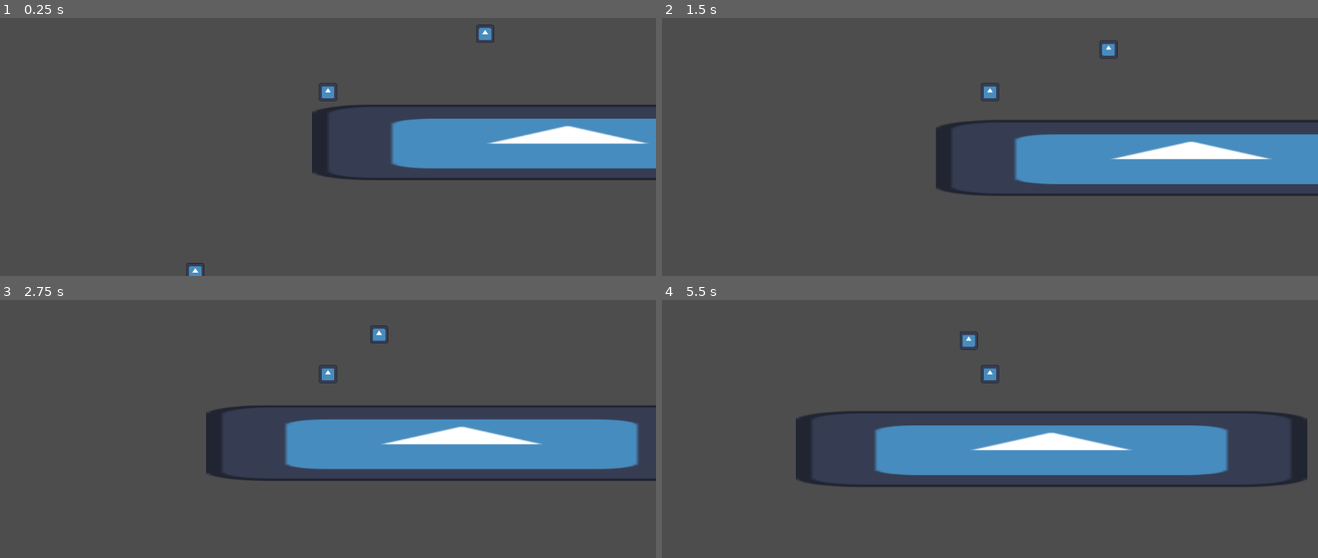
Above: before the commit, frames 1-4 (two rows, left to right).
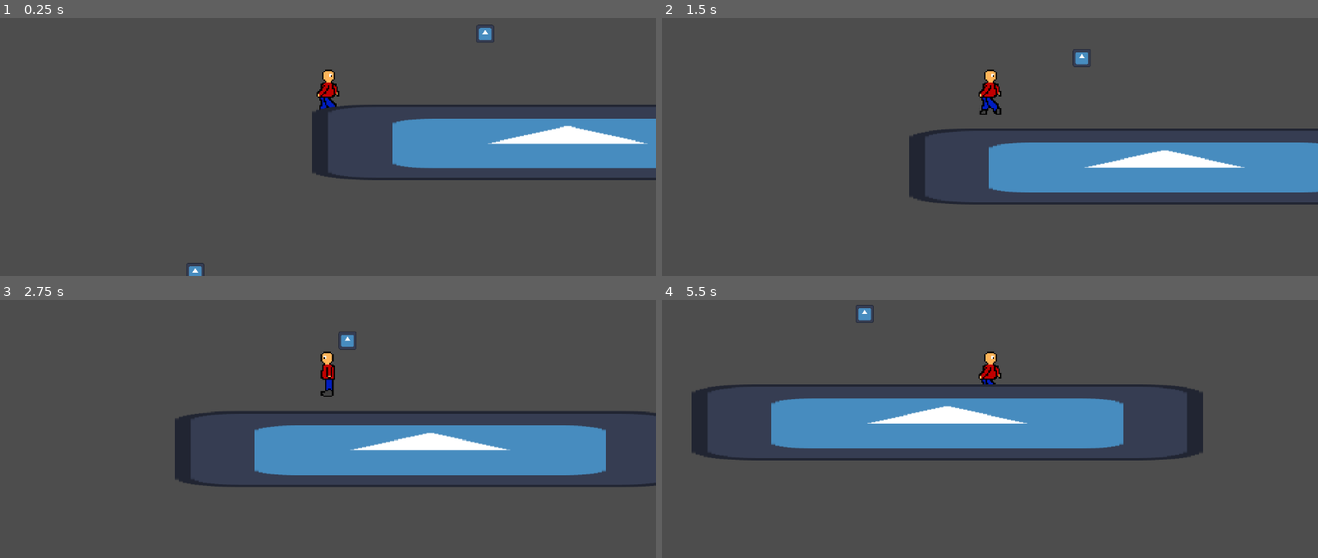
Above: after the commit, the same moments.

Repository: Spunboing/2025GMTK_loop
Game: Godot game, scene res://scenes&scripts/grapple_test.tscn
Same seed, same stepped clock (60 frames per second), same inputs: the game is played once before the commit and once after it. The engine's default icon, where the game draws it, is replaced by a stand-in: a white triangle on a blue panel in a dark square.
Inputs (mouse positions are in pixels of both pictures, inside the frame that each line leads up to):
- Up to frame 1 (0.25 s): no input
- Up to frame 2 (1.5 s): tap Enter (ui_accept) at 0.5, 0.8, 1.35 s; move the mouse to (1134, 74) at 0.52 s; hold D (right) from 0.53 s (still down); click (1134, 74) at 0.6 s; tap Space (jump, bound only after the commit) at 0.77, 1.07 s; move the mouse to (858, 110) at 1.27 s
- Up to frame 3 (2.75 s): tap Space (jump, bound only after the commit) at 1.52, 1.55, 1.82, 2.1 s; move the mouse to (outside the picture) at 2.02 s; release D (right) at 2.03 s; hold A (left) from 2.03 s (still down); click (outside the picture) at 2.3 s
- Up to frame 4 (5.5 s): move the mouse to (957, 447) at 2.77 s; release A (left) at 2.78 s; hold D (right) 2.78-4.28 s; click (957, 447) at 2.85 s; tap Space (jump, bound only after the commit) at 3.02, 3.32, 3.77, 3.8, 4.07, 4.52, 4.82 s; tap Enter (ui_accept) at 3.05, 3.6, 5.1 s; move the mouse to (1186, 429) at 3.52 s; move the mouse to (793, 318) at 4.27 s; hold A (left) 4.28-5.03 s; click (793, 318) at 4.35 s; move the mouse to (1022, 374) at 5.02 s; hold D (right) from 5.03 s (still down)

The runs differ from the first frame. In frame 1, 0.7% of the frame differs, in the area x 29-100%, y 5-99%; in frame 2, 9.0%; in frame 3, 9.9%; in frame 4, 19%, in the area x 4-99%, y 1-73%.

Commit message:
player animations added

Diff:
--- a/project.godot
+++ b/project.godot
@@ -41,8 +41,14 @@
 , Object(InputEventJoypadButton,"resource_local_to_scene":false,"resource_name":"","device":-1,"button_index":1,"pressure":0.0,"pressed":false,"script":null)
 ]
 }
+jump={
+"deadzone": 0.2,
+"events": [Object(InputEventKey,"resource_local_to_scene":false,"resource_name":"","device":-1,"window_id":0,"alt_pressed":false,"shift_pressed":false,"ctrl_pressed":false,"meta_pressed":false,"pressed":false,"keycode":0,"physical_keycode":32,"key_label":0,"unicode":32,"location":0,"echo":false,"script":null)
+]
+}
 
 [rendering]
 
+textures/canvas_textures/default_texture_filter=0
 renderer/rendering_method="gl_compatibility"
 renderer/rendering_method.mobile="gl_compatibility"
--- a/scenes&scripts/player.gd
+++ b/scenes&scripts/player.gd
@@ -1,6 +1,7 @@
 extends CharacterBody2D
 
 @onready var raycast: Node = $Raycast
+@onready var animated_sprite: AnimatedSprite2D = $AnimatedSprite2D
 
 const SPEED = 500.0
 const JUMP_VELOCITY = -600.0
@@ -29,13 +30,32 @@
 		velocity += get_gravity() * delta
 
 	# Handle jump.
-	if Input.is_action_just_pressed("ui_accept") and is_on_floor():
+	if Input.is_action_just_pressed("jump") and is_on_floor():
 		velocity.y = JUMP_VELOCITY
 		$JumpAudio.play()
+
 
 	# Get the input direction and handle the movement/deceleration.
 	# As good practice, you should replace UI actions with custom gameplay actions.
 	var direction := Input.get_axis("left", "right")
+
+
+	if direction > 0:
+		animated_sprite.flip_h  = false
+	elif direction < 0:
+		animated_sprite.flip_h = true
+
+	if is_on_floor():
+		if direction == 0:
+			animated_sprite.play("idle")
+		else:
+			animated_sprite.play("run")
+
+	if Input.is_action_just_pressed("jump"):
+		animated_sprite.play("jump")
+
+
+
 	if direction:
 		if is_on_floor():
 			if abs(velocity.x) < SPEED:
@@ -89,6 +109,11 @@
 	if Input.is_action_just_released("left_click") and hooked:
 		hooked = false
 
+	if Input.is_action_just_pressed("left_click") and not is_on_floor():
+		animated_sprite.play("grapple")
+	elif Input.is_action_just_released("left_click"):
+		animated_sprite.play("idle")
+
 func get_hook_pos():
 	var state = get_world_2d().direct_space_state
 	var query = PhysicsRayQueryParameters2D.create(global_position, get_global_mouse_position())
--- a/scenes&scripts/player.tscn
+++ b/scenes&scripts/player.tscn
@@ -1,12 +1,70 @@
-[gd_scene load_steps=6 format=3 uid="uid://dtpghtphnrtur"]
-
-[ext_resource type="Texture2D" uid="uid://c2duf34wchcnf" path="res://icon.svg" id="1_f50pn"]
+[gd_scene load_steps=12 format=3 uid="uid://dtpghtphnrtur"]
+
 [ext_resource type="Script" uid="uid://c8qr48rrswm3f" path="res://scenes&scripts/player.gd" id="1_ij6vw"]
 [ext_resource type="AudioStream" uid="uid://c058cbrle7v3i" path="res://sfx/jump.wav" id="3_cs8mv"]
+[ext_resource type="Texture2D" uid="uid://smdkickbnqjx" path="res://sprites/Sprite Sheet.png" id="4_cs8mv"]
 [ext_resource type="AudioStream" uid="uid://wen8shu20p8r" path="res://sfx/grab.wav" id="4_mvksm"]
 
 [sub_resource type="RectangleShape2D" id="RectangleShape2D_ij6vw"]
 size = Vector2(134, 130)
+
+[sub_resource type="AtlasTexture" id="AtlasTexture_cs8mv"]
+atlas = ExtResource("4_cs8mv")
+region = Rect2(48, 0, 16, 32)
+
+[sub_resource type="AtlasTexture" id="AtlasTexture_mvksm"]
+atlas = ExtResource("4_cs8mv")
+region = Rect2(0, 0, 16, 32)
+
+[sub_resource type="AtlasTexture" id="AtlasTexture_mj8n8"]
+atlas = ExtResource("4_cs8mv")
+region = Rect2(16, 0, 16, 32)
+
+[sub_resource type="AtlasTexture" id="AtlasTexture_83f1l"]
+atlas = ExtResource("4_cs8mv")
+region = Rect2(16, 0, 16, 32)
+
+[sub_resource type="AtlasTexture" id="AtlasTexture_seiki"]
+atlas = ExtResource("4_cs8mv")
+region = Rect2(32, 0, 16, 32)
+
+[sub_resource type="SpriteFrames" id="SpriteFrames_83f1l"]
+animations = [{
+"frames": [{
+"duration": 1.0,
+"texture": SubResource("AtlasTexture_cs8mv")
+}],
+"loop": true,
+"name": &"grapple",
+"speed": 5.0
+}, {
+"frames": [{
+"duration": 1.0,
+"texture": SubResource("AtlasTexture_mvksm")
+}],
+"loop": true,
+"name": &"idle",
+"speed": 5.0
+}, {
+"frames": [{
+"duration": 1.0,
+"texture": SubResource("AtlasTexture_mj8n8")
+}],
+"loop": true,
+"name": &"jump",
+"speed": 5.0
+}, {
+"frames": [{
+"duration": 1.0,
+"texture": SubResource("AtlasTexture_83f1l")
+}, {
+"duration": 1.0,
+"texture": SubResource("AtlasTexture_seiki")
+}],
+"loop": true,
+"name": &"run",
+"speed": 5.0
+}]
 
 [node name="player" type="CharacterBody2D"]
 script = ExtResource("1_ij6vw")
@@ -202,7 +260,6 @@
 shape = SubResource("RectangleShape2D_ij6vw")
 
 [node name="Sprite2D" type="Sprite2D" parent="."]
-texture = ExtResource("1_f50pn")
 
 [node name="Camera2D" type="Camera2D" parent="."]
 zoom = Vector2(0.25, 0.25)
@@ -212,3 +269,8 @@
 
 [node name="GrabAudio" type="AudioStreamPlayer2D" parent="."]
 stream = ExtResource("4_mvksm")
+
+[node name="AnimatedSprite2D" type="AnimatedSprite2D" parent="."]
+scale = Vector2(10, 10)
+sprite_frames = SubResource("SpriteFrames_83f1l")
+animation = &"jump"
Binary file added: sprites/Sprite Sheet.png
Not shown, added: sprites/Sprite Sheet.png.import
Not shown, added: sprites/Sprite Sheet.pdn
